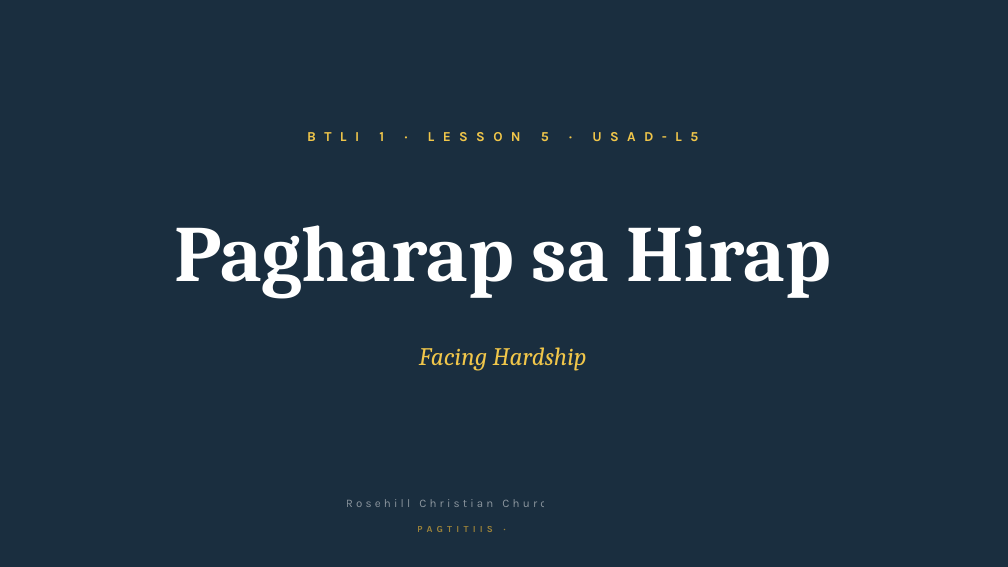
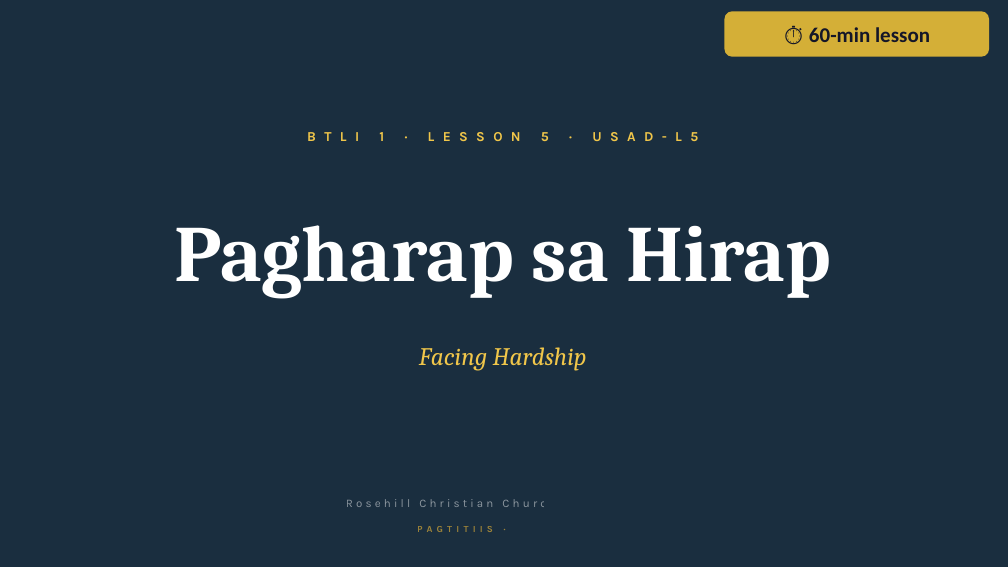
Before and after one commit to gejable1/multiply, a slide deck: slide 1 of lessons/btli101_xrw5fg/btli1_l5_slides.pptx. Drawn at 1008x567 pixels with LibreOffice and Linux fonts; fonts in the diff are those of the drawing. Boxes give left, top, right and bottom in pixels: in the first picture for what was removed or moved away, otherwise in the second. Text is boxed around its words. In the diff, an @@ line names an element or a change of style, - is before the commit and + after.

```diff
--- a/lessons/btli101_xrw5fg/btli1_l5_slides.pptx
+++ b/lessons/btli101_xrw5fg/btli1_l5_slides.pptx
@@ rounded rectangle added at box(724, 11, 989, 57), fill #D4AF37, 20 pt, text #141628, bold @@
+⏱ 60-min lesson
```
Also in this commit, not shown: 15 other slides changed, 6 slides added.
